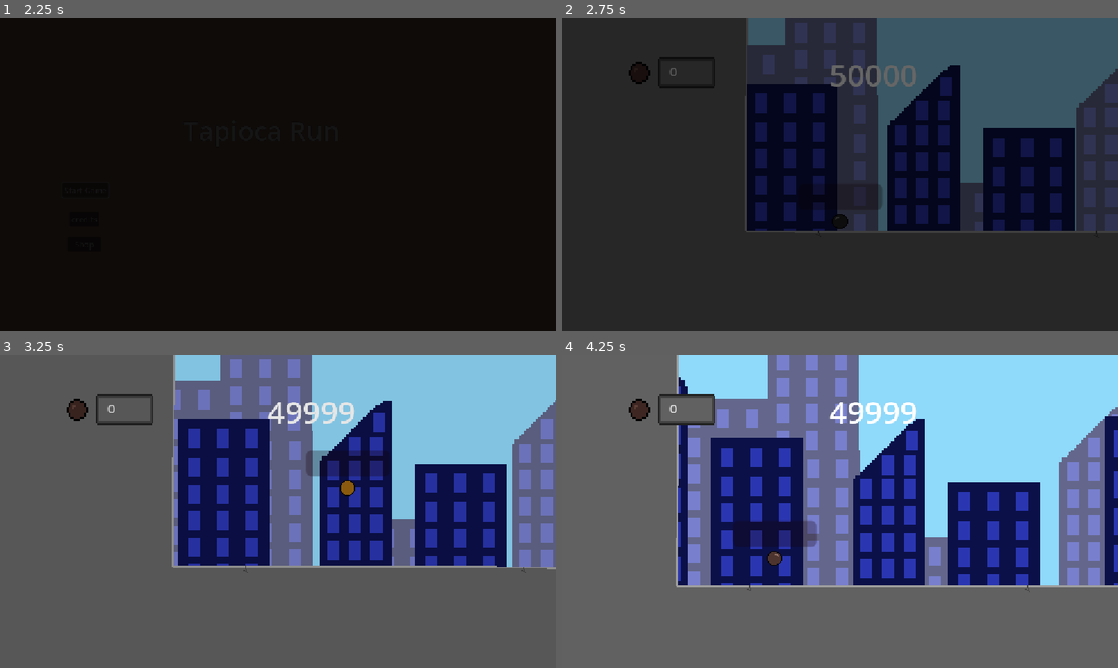
Above: before the commit, frames 1-4 (two rows, left to right).
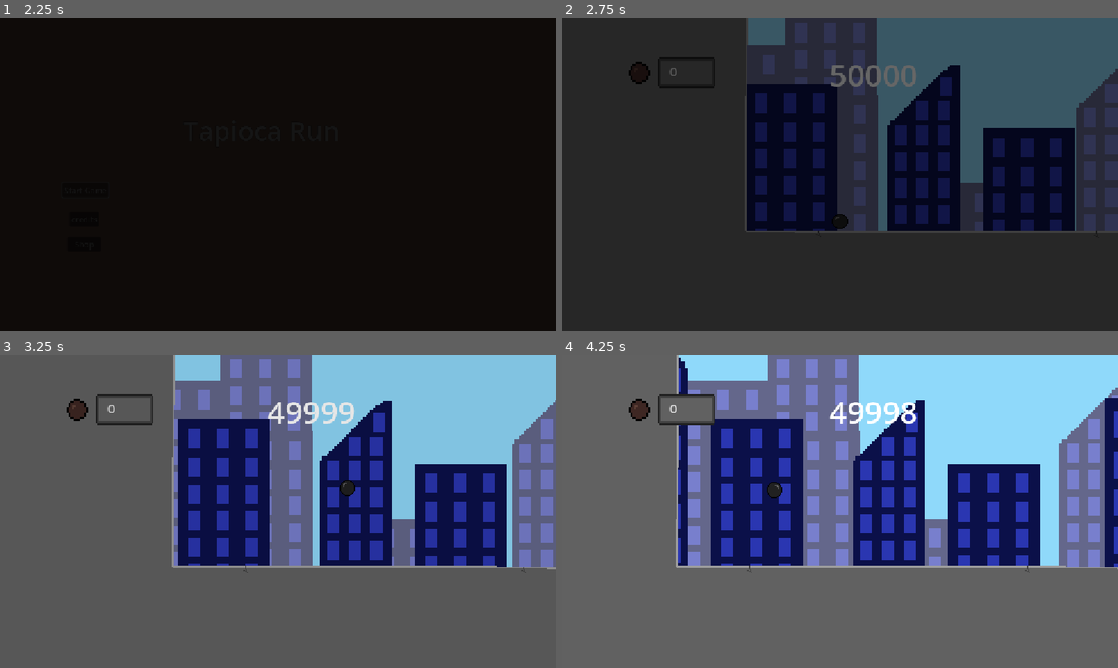
Above: after the commit, the same moments.

Repository: Adi-Ari-17/tapioca-run
Game: Godot game, scene res://scenes/main.tscn
Two runs of this game, one before a commit and one after it. Both use one fixed random seed, a clock stepped at 60 frames per second and the inputs below.
Inputs:
- Up to frame 1 (2.25 s): click "Start Game" at 0.5 s; click "Start Game" at 1.25 s; hold Right (right) from 2.03 s (still down); hold Up (up) from 2.03 s (still down); tap I (interact) at 2.1 s
- Up to frame 2 (2.75 s): keep holding Right (right); keep holding Up (up)
- Up to frame 3 (3.25 s): keep holding Right (right); release Up (up) at 2.78 s; tap Up (up) at 2.85, 3.02 s; tap I (interact) at 3.05 s
- Up to frame 4 (4.25 s): tap Up (up) at 3.32 s; release Right (right) at 3.53 s; hold Left (left) from 3.53 s (still down); hold Up (up) from 3.53 s (still down); tap I (interact) at 3.6 s

Frame 1 is identical in both runs. In frame 2, less than 0.1% of the frame differs, in the area x 56-58%, y 53-62%; in frame 3, 0.7%; in frame 4, 19%, in the area x 20-100%, y 0-76%.

Commit message:
sm logic for pearl switching

Diff:
--- a/tapioca-run/scenes/shop.tscn
+++ b/tapioca-run/scenes/shop.tscn
@@ -1,6 +1,6 @@
 [gd_scene format=3 uid="uid://cx3vv8aw2mirp"]
 
-[ext_resource type="Script" uid="uid://15e3vgl2xjrq" path="res://scripts/Shop.gd" id="1_lx5au"]
+[ext_resource type="Script" uid="uid://15e3vgl2xjrq" path="res://scripts/shop.gd" id="1_lx5au"]
 
 [sub_resource type="LabelSettings" id="LabelSettings_6mc5i"]
 font_size = 10
@@ -58,7 +58,7 @@
 offset_bottom = 501.0
 text = "idk"
 
-[node name="Pearl" type="Button" parent="." unique_id=2065725093]
+[node name="Pearl1" type="Button" parent="." unique_id=2065725093]
 offset_left = 308.0
 offset_top = 382.0
 offset_right = 492.0
@@ -107,5 +107,6 @@
 text = "Play"
 
 [connection signal="pressed" from="countdown" to="." method="_on_countdown_pressed"]
+[connection signal="pressed" from="Pearl1" to="." method="_on_pearl_1_pressed"]
 [connection signal="pressed" from="back" to="." method="_on_back_pressed"]
 [connection signal="pressed" from="Play" to="." method="_on_play_pressed"]
--- a/tapioca-run/scripts/GameManager.gd
+++ b/tapioca-run/scripts/GameManager.gd
@@ -9,3 +9,4 @@
 var timecost: int = 5
 var first_time: bool = true
 var player_state: String = "normal"
+var unlocked_states: Array[String] = ["normal"]
--- a/tapioca-run/scripts/Shop.gd
+++ b/tapioca-run/scripts/Shop.gd
@@ -27,3 +27,7 @@
 
 func _on_play_pressed() -> void:
 	game_start.emit()
+
+
+func _on_pearl_1_pressed() -> void:
+	GameManager.unlocked_states.append("pop")
--- a/tapioca-run/scripts/player.gd
+++ b/tapioca-run/scripts/player.gd
@@ -6,46 +6,73 @@
 var wall_cooldown_timer: float = 0.0
 const WALL_COOLDOWN_DURATION: float = 2.0
 
+# Grace period tracking variables
+var was_wall_sliding: bool = false
+var wall_time_elapsed: float = 0.0
+const WALL_GRACE_PERIOD: float = 0.25
+
 @onready var animation_player: AnimationPlayer = $AnimationPlayer
 @onready var hitfx: GPUParticles2D = $HitFX/GPUParticles2D
 @onready var wall_progress_bar: ProgressBar = $ProgressBar
 
 func _ready() -> void:
 	update_animation()
+	wall_progress_bar.visible = false
 
 func _physics_process(delta: float) -> void:
+	# Handle cooldown timer and progress bar visibility
 	if wall_cooldown_timer > 0:
 		wall_cooldown_timer -= delta
-	if wall_progress_bar:
+		wall_progress_bar.visible = true
 		wall_progress_bar.value = wall_cooldown_timer
+	else:
+		wall_progress_bar.visible = false
+
 	if not is_on_floor():
 		velocity += get_gravity() * delta
 	else:
 		can_double_jump = true
+		if was_wall_sliding and wall_time_elapsed >= WALL_GRACE_PERIOD:
+			wall_cooldown_timer = WALL_COOLDOWN_DURATION
+		was_wall_sliding = false
+		wall_time_elapsed = 0.0
+
 	if GameManager.controls_allowed == true:
 		var direction := Input.get_axis("left", "right")
-		var touching_wall = not is_on_floor() and is_on_wall() and GameManager.player_state == "sugar"
-		if touching_wall and wall_cooldown_timer <= 0:
-			wall_cooldown_timer = WALL_COOLDOWN_DURATION
-		var is_wall_active = touching_wall and wall_cooldown_timer > 0
-		if is_wall_active:
+
+		var can_wall_slide = not is_on_floor() and is_on_wall() and GameManager.player_state == "sugar" and wall_cooldown_timer <= 0
+		var is_pushing_against_wall = (direction < 0 and $Sprite2D.flip_h) or (direction > 0 and not $Sprite2D.flip_h)
+
+		if can_wall_slide and (is_pushing_against_wall or Input.is_action_pressed("up") or Input.is_action_pressed("down")):
+			was_wall_sliding = true
+			wall_time_elapsed += delta
+
 			if Input.is_action_pressed("up"):
 				velocity.y = -150.0
 			elif Input.is_action_pressed("down"):
 				velocity.y = 150.0
 			else:
 				velocity.y = min(velocity.y, 40.0)
+
 			if direction != 0:
 				velocity.x = direction * SPEED
 				$Sprite2D.flip_h = (direction < 0)
 			else:
 				velocity.x = move_toward(velocity.x, 0, SPEED)
 		else:
+			if was_wall_sliding and (is_on_floor() or not is_on_wall()):
+				if wall_time_elapsed >= WALL_GRACE_PERIOD:
+					wall_cooldown_timer = WALL_COOLDOWN_DURATION
+
+				was_wall_sliding = false
+				wall_time_elapsed = 0.0
+
 			if direction:
 				velocity.x = direction * SPEED
 				$Sprite2D.flip_h = (direction < 0)
 			else:
 				velocity.x = move_toward(velocity.x, 0, SPEED)
+
 		if is_on_floor() and touched_floor:
 			play_bounce_animation()
 			if GameManager.player_state == "sugar":
@@ -54,22 +81,35 @@
 			else:
 				GameManager.countdown -= 1
 				velocity.y = -325.0
-		if Input.is_action_just_pressed("up") and not is_on_floor() and not is_wall_active:
+
+		if Input.is_action_just_pressed("up") and not is_on_floor():
 			if GameManager.player_state == "pop" and can_double_jump:
 				velocity.y = -280.0
 				can_double_jump = false
+
+		# Switch state when pressing interact (checks if player has enough currency and unlocked states)
 		if Input.is_action_just_pressed("interact"):
-			cycle_state()
+			try_switch_state()
+
 	move_and_slide()
 
-func cycle_state() -> void:
-	if GameManager.player_state == "normal":
-		GameManager.player_state = "pop"
-	elif GameManager.player_state == "pop":
-		GameManager.player_state = "sugar"
-	elif GameManager.player_state == "sugar":
-		GameManager.player_state = "normal"
-	update_animation()
+func try_switch_state() -> void:
+	# Check if player has at least 50 countdown currency
+	if GameManager.countdown >= 50:
+		var current_index = GameManager.unlocked_states.find(GameManager.player_state)
+
+		# If current state is valid and there are multiple unlocked states to cycle through
+		if current_index != -1 and GameManager.unlocked_states.size() > 1:
+			# Deduct cost
+			GameManager.countdown -= 50
+
+			# Move to the next unlocked state in the array, wrapping around if at the end
+			var next_index = (current_index + 1) % GameManager.unlocked_states.size()
+			GameManager.player_state = GameManager.unlocked_states[next_index]
+
+			update_animation()
+	else:
+		print("Not enough countdown to switch states!")
 
 func update_animation() -> void:
 	if GameManager.player_state == "normal":
